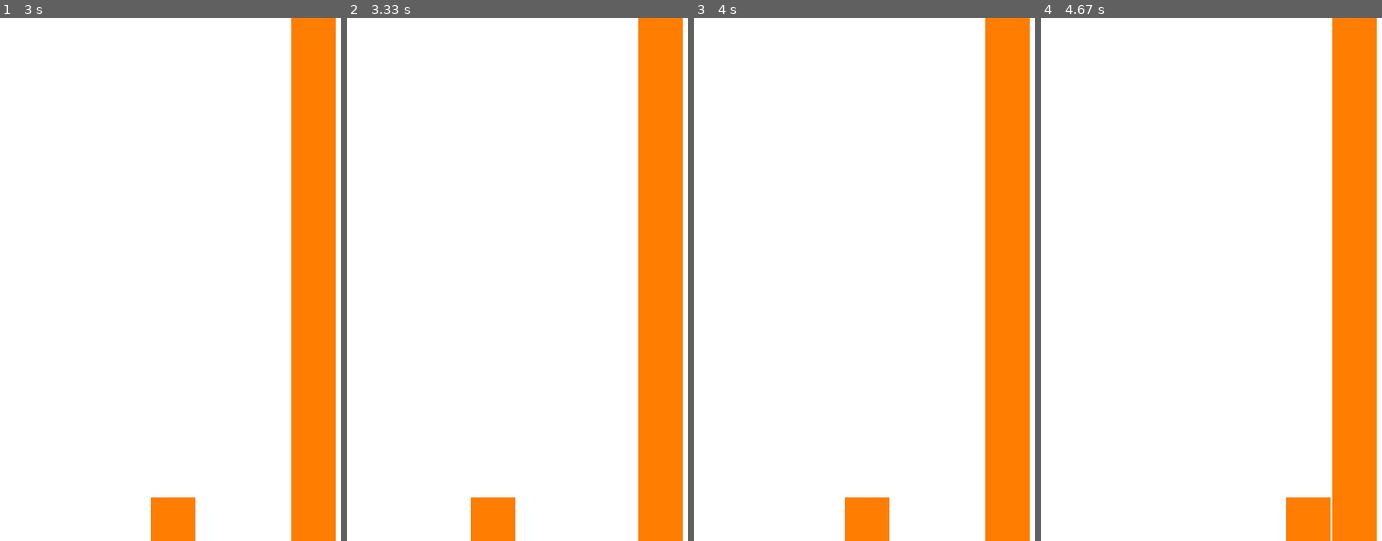
Above: before the commit, frames 1-4 (left to right).
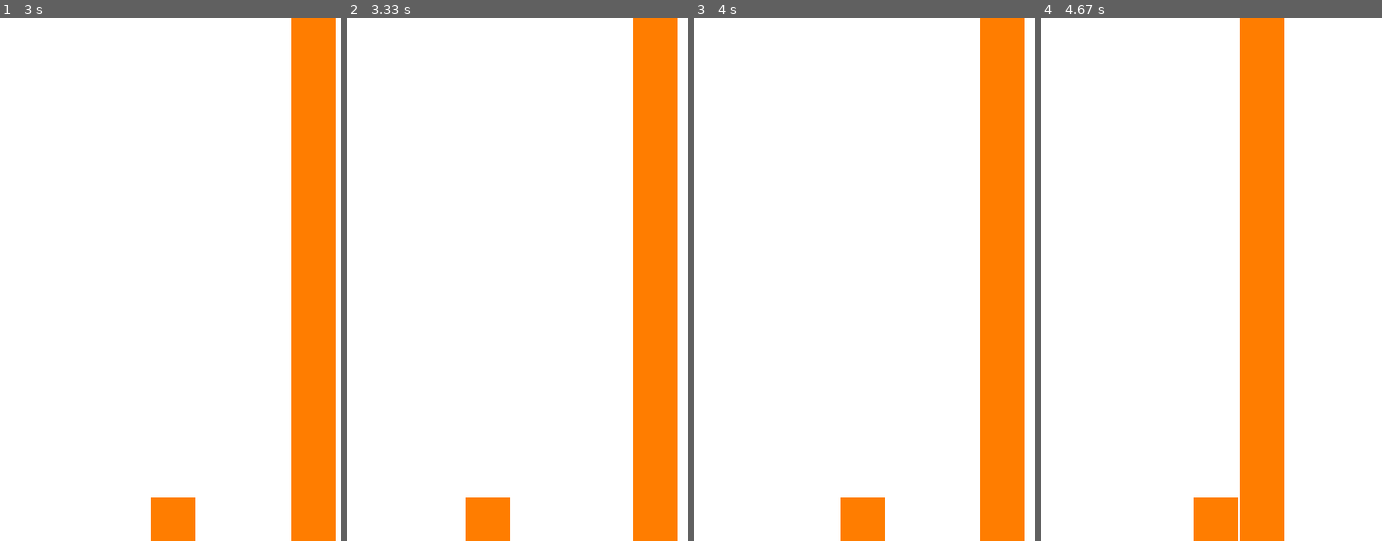
Above: after the commit, the same moments.

Repository: NeoZett-School/Python-Rectangle
Game: pygame game, started from test.py
The game is run twice, just before and just after one commit, with the same random seed, the same clock (stepped at 60 frames per second) and the same inputs.
Inputs:
- Up to frame 1 (3 s): hold D 0.33-0.8 s; hold D 0.83-1.3 s; hold A 1.33-1.87 s; hold A 1.9-2.3 s; hold D 2.33-2.97 s
- Up to frame 2 (3.33 s): hold A from 3 s (still down)
- Up to frame 3 (4 s): release A at 3.47 s; hold D 3.5-3.97 s
- Up to frame 4 (4.67 s): hold D 4-4.47 s; hold A from 4.5 s (still down)

Frame 1 is identical in both runs. In frame 2, 3.3% of the frame differs, in the area x 34-99%, y 0-100%; in frame 3, 3.3%; in frame 4, 28%, in the area x 44-99%, y 0-100%.

Commit message:
Adjusted camera to easily scroll after player.

Diff:
--- a/Rectangle/_internal/pygame_camera.py
+++ b/Rectangle/_internal/pygame_camera.py
@@ -1,5 +1,5 @@
 from typing import Union, Optional, overload
-from .pygame_phys import Grid
+from .pygame_phys import Grid, PhysicsBox
 from .core import Numeric, CoordinateLike, Coordinate
 
 class Camera:
@@ -22,3 +22,6 @@
         for obj in self.grid:
             obj.rect.position += (dx, dy)
         self._position += (dx, dy)
+    def adjust_x(self, player: PhysicsBox, delta_time: float) -> None:
+        if (player.rect.right >= player.renderer.pygame_surface.get_height() - 200 and player.velocity.x > 0) or (player.rect.left < 200 and player.velocity.x < 0):
+            self.move(-player.velocity.x * delta_time, 0)
--- a/test.py
+++ b/test.py
@@ -49,9 +49,7 @@
     screen.fill(WHITE)
 
     grid.update(player, pressed_keys, delta_time)
-
-    if (player.rect.right >= WIDTH - 200 and player.velocity.x > 0) or (player.rect.left < 200 and player.velocity.x < 0):
-        camera.move(-player.velocity.x * delta_time, 0)
+    camera.adjust_x(player, delta_time)
 
     grid.render_all()
     pygame.display.flip()
